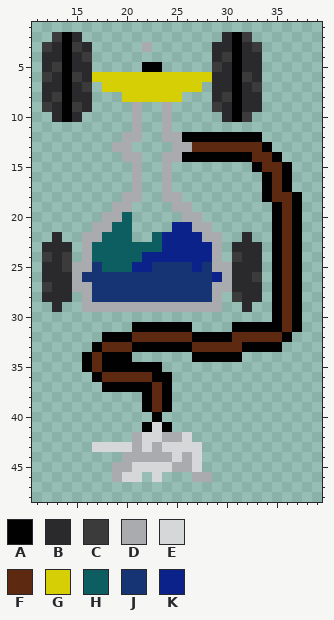
Pixel-art sprite, stored at sprites/Hookah/2.png. The first picture shows the starting point.
The file is 50x50 pixels. Shown: x 11..39, y 1..48.
Palette (. is transparent): A #010101  B #2a2a2c  C #3b3b3b  D #aaabaf  E #d6d7d8  F #5d2911  G #d6cf06  H #0d5e60  J #163373  K #0b228b
Pixels before, first column x 12:
 2 .CAB..............BAC.....
 3 CBACB.....D......BBABC....
 4 BBABC............BCABB....
 5 BCABB.....AA.....CBABB....
 6 CBACBGGGGGGGGGGGGBBACB....
 7 BBABC.GGGGGGGGGG.BBABC....
 8 BCABB...GGGGGG...BCABB....
 9 CBACB....D..D....CBABB....
10 .BAB.....D..D.....BAC.....
11 .........D..D.............
12 ........DD..DDAAAAAAAA....
13 .......DD....DDFFFFFFFA...
14 ........DD..DDAAAAAAAFFA..
15 .........D..D........AFFA.
16 .........D..D.........AFA.
17 .........D..D.........AFA.
18 ........DD..DD........AFFA
19 .......DD....DD........AFA
20 ......DDH.....DD.......AFA
21 .....DDHH....KKDD......AFA
22 .B..DDHHH..HKKKKDD..B..AFA
23 BBB.DHHHHHHHKKKKKD.BBB.AFA
24 CBC.DHHHHHKKKKKKKD.CBB.AFA
25 BBCDDJHHHKKJJJJKJDDBBB.AFA
26 BBBDJJJJJJJJJJJJJKDBBC.AFA
27 CBBDDJJJJJJJJJJJJDDBBB.AFA
28 BBB.DJJJJJJJJJJJJD.CBB.AFA
29 .B..DDDDDDDDDDDDDD..B..AFA
30 .......................AFA
31 .........AAAAAA....AAAAAFA
32 ......AAAFFFFFFAAAAFFFFFA.
33 .....AFFFAAAAAAFFFFFAAAA..
34 ....AFAAA......AAAAA......
35 ....AFAAAAAA..............
36 .....AFFFFFAA.............
37 ......AAAAAFA.............
38 ..........AFA.............
39 ..........AFA.............
40 ...........A..............
41 ..........AEA.............
42 .........DEEDDE...........
43 .....EEEEDEDEEEE..........
44 ........DDDDDEDE..........
45 .......DDEEEEDDE..........
46 .......DEE.E...DD.........
The same view after the edit:
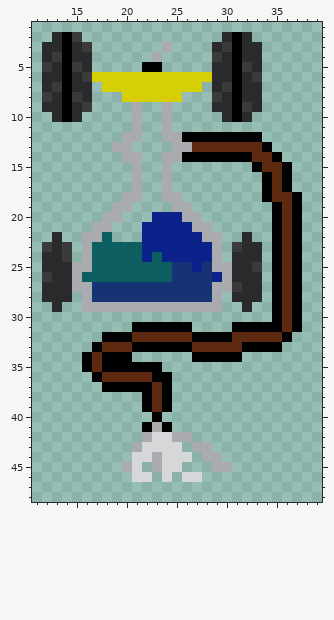
Edits made:
y 2: x 13 C -> B; x 15 B -> C; x 32 C -> B
y 3: x 12 C -> B; x 15..16 CB -> BC; x 22 D -> .; x 24 . -> D; x 30 B -> C; x 33 C -> B
y 4: x 13 B -> C; x 16 C -> B; x 23 . -> D; x 29..30 BC -> CB
y 5: x 12..13 BC -> CB; x 15 B -> C; x 29 C -> B; x 32 B -> C
y 6: x 12 C -> B; x 15..16 CB -> BC; x 32..33 CB -> BC
y 7: x 13 B -> C; x 16 C -> B; x 30 B -> C; x 33 C -> B
y 8: x 12..13 BC -> CB; x 15 B -> C; x 29..30 BC -> CB
y 9: x 12 C -> B; x 15..16 CB -> BC; x 29 C -> B; x 32 B -> C
y 10: x 32 C -> B
y 20: x 20 H -> .; x 23..25 ... -> KKK
y 21: x 19..20 HH -> ..; x 22..24 ... -> KKK
y 22: x 19..20 HH -> ..; x 22..23 .H -> KK
y 23: x 12 B -> C; x 14 B -> C; x 22..23 HH -> KK; x 31 B -> C
y 24: x 12 C -> B; x 23 K -> H; x 31 C -> B
y 25: x 14 C -> B; x 17 J -> H; x 21..24 KKJJ -> HHHH; x 33 B -> C
y 26: x 12 B -> C; x 16..24 JJJJJJJJJ -> HHHHHHHHH; x 33 C -> B
y 27: x 12 C -> B; x 31 B -> C
y 28: x 31 C -> B
y 41: x 23 E -> D
y 42: x 21..22 DE -> .D; x 24 D -> E; x 26 E -> D
y 43: x 17..20 EEEE -> ....; x 23 D -> E; x 26..28 EE. -> .DD
y 44: x 20..22 DDD -> .EE; x 24 D -> E; x 26..29 DE.. -> E.DD
y 45: x 19 D -> .; x 22..23 EE -> .D; x 25..27 DDE -> E..; x 29..30 .. -> DD
y 46: x 19..20 DE -> ..; x 22..24 .E. -> E.E; x 26..28 .DD -> EE.
Changed places in both pictures, as pixel boxes (x1, y1, x2, y2):
changed: (42, 32, 92, 112)
changed: (212, 32, 262, 122)
changed: (142, 42, 172, 62)
changed: (42, 212, 182, 292)
changed: (232, 242, 262, 302)
changed: (92, 422, 232, 482)
